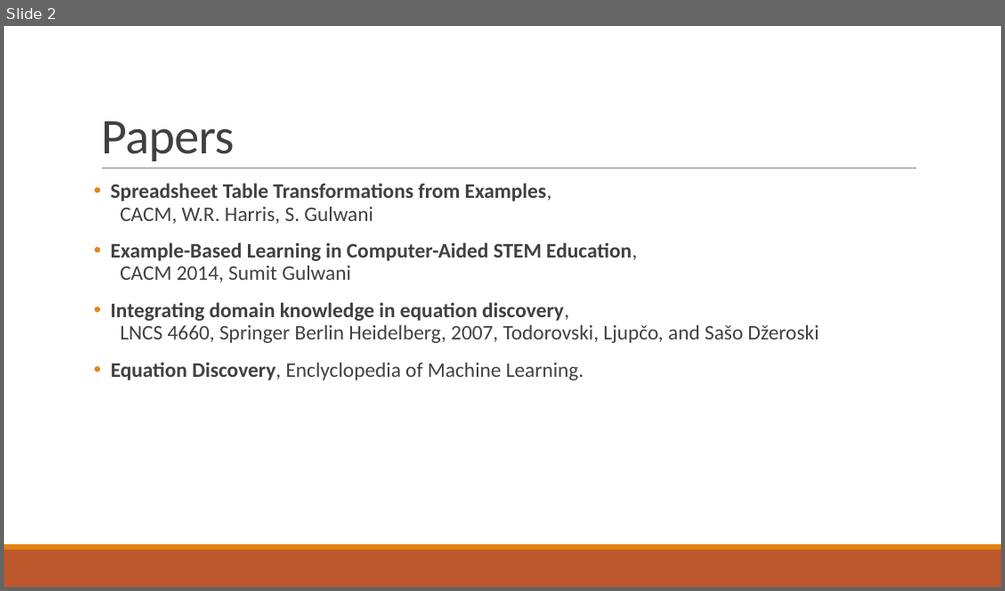
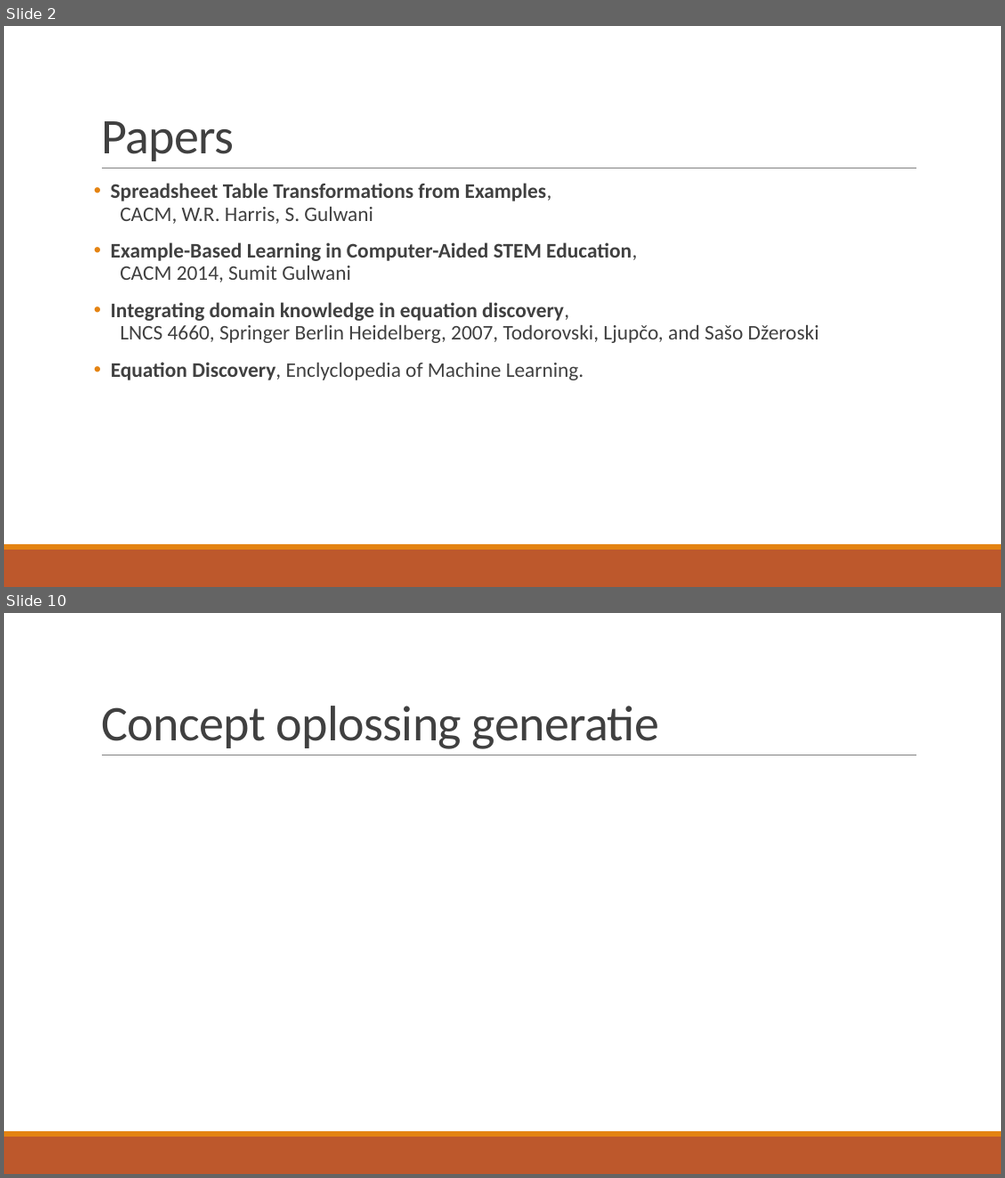
Before and after one commit to TomDeGroote/Bachelorproef, a slide deck: Opdracht 2/Literatuurstudie.pptx. Shown one above the other, each under a label of ours: slide 2 before the commit, slides 2 and 10 after it; the slides between them are not shown. The pictures are 1005x591 and 1005x1178 pixels, drawn with LibreOffice and Linux fonts; fonts in the diff are those of the drawing. Boxes give left, top, right and bottom in pixels: in the first picture for what was removed or moved away, otherwise in the second. Text is boxed around its words. In the diff, an @@ line names an element or a change of style, - is before the commit and + after.

```diff
--- a/Opdracht 2/Literatuurstudie.pptx
+++ b/Opdracht 2/Literatuurstudie.pptx
@@ slide 10 added at (x1=4, y1=613, x2=1001, y2=1174), background #FFFFFF; not listed: 3 template elements that a slide beside it also shows @@
@@ title added at (x1=101, y1=706, x2=659, y2=749), 48 pt, text #404040 @@
+Concept oplossing generatie
```
Also in this commit, not shown: 1 slide changed, 23 other slides added.
